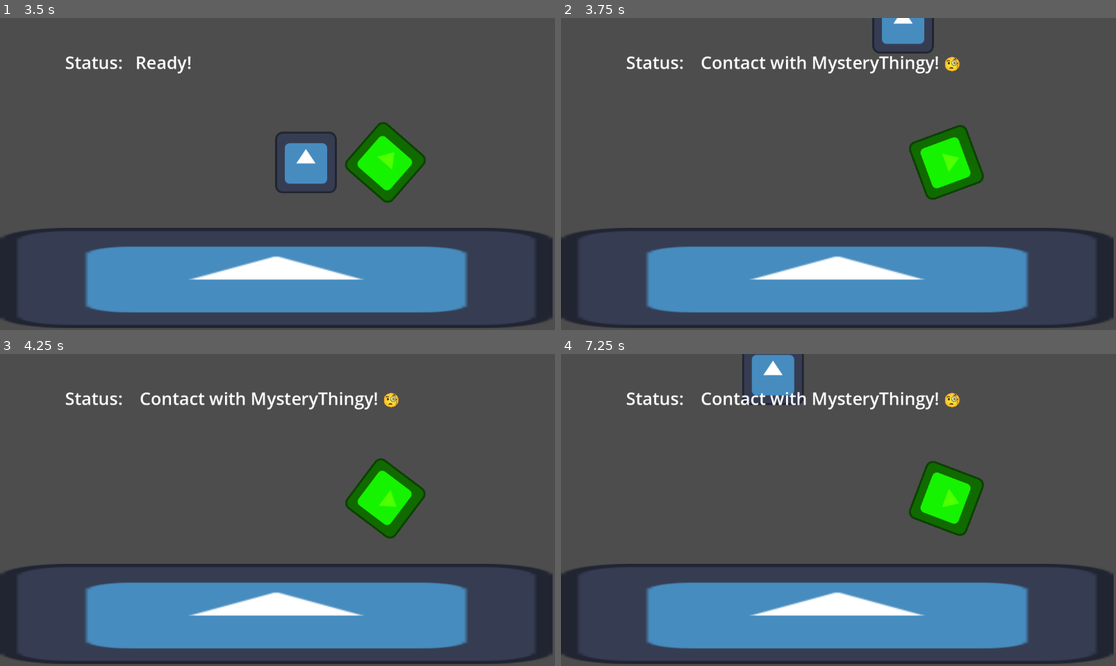
Above: before the commit, frames 1-4 (two rows, left to right).
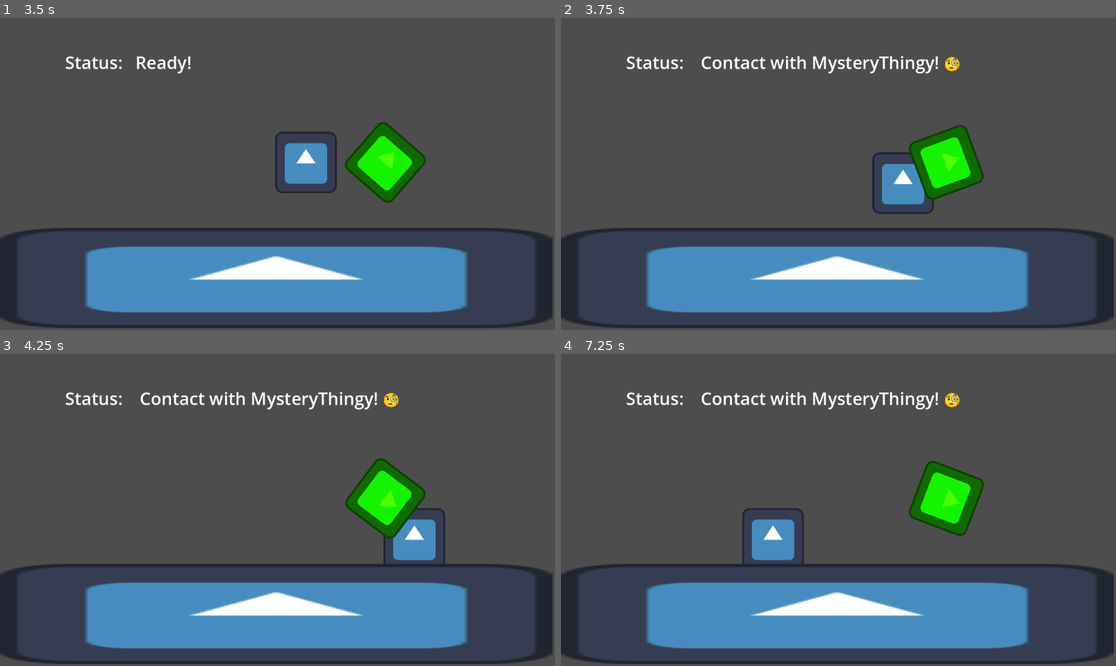
Above: after the commit, the same moments.

Repository: lch-gamedev/godot-intro
Game: Godot game, scene res://level.tscn
The game is run twice, just before and just after one commit, with the same random seed, the same clock (stepped at 60 frames per second) and the same inputs. The engine's default icon, where the game draws it, is replaced by a stand-in: a white triangle on a blue panel in a dark square.
Inputs:
- Up to frame 1 (3.5 s): tap Enter (ui_accept) at 0.5, 0.77, 1.52, 3.02 s; hold Right (ui_right) 0.53-2.03 s; hold Left (ui_left) 2.03-2.78 s; hold Right (ui_right) from 2.78 s (still down)
- Up to frame 2 (3.75 s): keep holding Right (ui_right)
- Up to frame 3 (4.25 s): keep holding Right (ui_right); tap Enter (ui_accept) at 3.77 s
- Up to frame 4 (7.25 s): release Right (ui_right) at 4.28 s; hold Left (ui_left) 4.28-5.03 s; tap Enter (ui_accept) at 4.52, 6.02, 6.77 s; hold Right (ui_right) 5.03-5.78 s; hold Left (ui_left) from 5.78 s (still down)

Frame 1 is identical in both runs. In frame 2, 1.9% of the frame differs, in the area x 56-68%, y 0-63%; in frame 3, 1.0%; in frame 4, 2.4%, in the area x 32-44%, y 0-68%.

Commit message:
feat: add param type so learners benefit from autocompletion

Diff:
--- a/mystery_thingy.gd
+++ b/mystery_thingy.gd
@@ -4,7 +4,7 @@
 func _process(delta: float) -> void:
 	rotation += 2 * delta
 
-func _on_body_entered(body):
+func _on_body_entered(body : CharacterBody2D):
 	if body.name == "Player":
 		$"%Label".text = "Status:    Contact with MysteryThingy! 🧐"
-		body.velocity.y -= 2000
+		# body.velocity.y -= 2000
